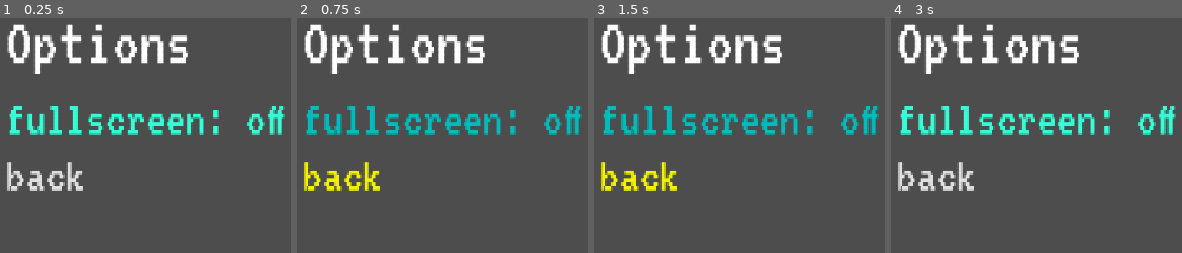
Above: before the commit, frames 1-4 (left to right).
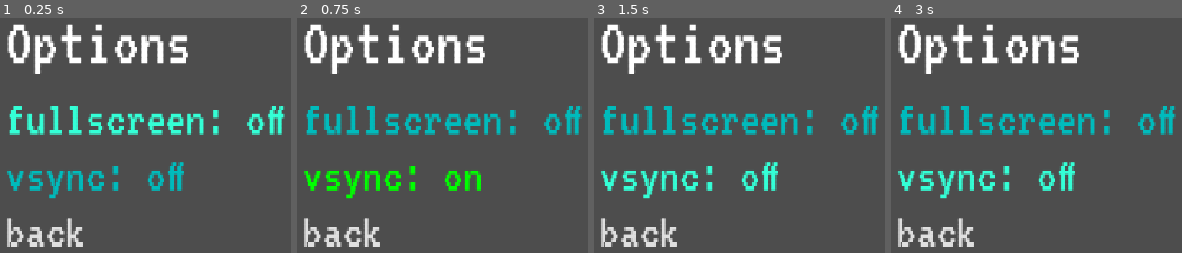
Above: after the commit, the same moments.

Repository: itstntcraft123/small-guy-big-guy
Game: Godot game, scene res://scenes/options_menu.tscn
Two runs of this game, one before a commit and one after it. Both use one fixed random seed, a clock stepped at 60 frames per second and the inputs below. This scene is started directly instead of the project's main scene.
Inputs (mouse positions are in pixels of both pictures, inside the frame that each line leads up to):
- Up to frame 1 (0.25 s): no input
- Up to frame 2 (0.75 s): click (477, 175) at 0.5 s, where only the run after the commit has a clickable "vsync: off"
- Up to frame 3 (1.5 s): click (774, 175) at 1.25 s, where only the run after the commit has a clickable "vsync: on"
- Up to frame 4 (3 s): click "back" at 2 s; move the mouse to (outside the picture) at 2.77 s; hold D (small_right) from 2.78 s (still down); tap Alt at 2.85 s; click (outside the picture) at 2.92 s

The runs differ from the first frame. In frame 1, 4.4% of the frame differs, in the area x 2-64%, y 61-98%; in frame 2, 4.4%; in frame 3, 4.5%; in frame 4, 8.4%, in the area x 2-98%, y 37-98%.
Error before the commit: Invalid call. Nonexistent function 'unhide' in base 'Window'. (res://scripts/options_menu.gd:20)
Error after the commit: Invalid call. Nonexistent function 'unhide' in base 'Window'. (res://scripts/options_menu.gd:29)

Commit message:
add new select_menu signal button_focus_changed; add vsync toggle in options this signal replaces per-button signals for changing font_pressed_color for toggle buttons

Diff:
--- a/scenes/options_menu.tscn
+++ b/scenes/options_menu.tscn
@@ -32,12 +32,19 @@
 text = "fullscreen: off"
 alignment = 0
 
+[node name="Vsync" type="Button" parent="VBoxContainer/SelectMenu" unique_id=271709814]
+custom_maximum_size = Vector2(500, -1)
+layout_mode = 2
+theme_type_variation = &"ToggleButton"
+toggle_mode = true
+text = "vsync: off"
+alignment = 0
+
 [node name="Back" type="Button" parent="VBoxContainer/SelectMenu" unique_id=56632280]
 custom_maximum_size = Vector2(250, -1)
 layout_mode = 2
 text = "back"
 alignment = 0
 
+[connection signal="button_focus_changed" from="VBoxContainer/SelectMenu" to="." method="_on_select_menu_button_focus_changed"]
 [connection signal="button_selected" from="VBoxContainer/SelectMenu" to="." method="_on_select_menu_button_selected"]
-[connection signal="focus_entered" from="VBoxContainer/SelectMenu/Fullscreen" to="." method="_on_fullscreen_focus_entered"]
-[connection signal="focus_exited" from="VBoxContainer/SelectMenu/Fullscreen" to="." method="_on_fullscreen_focus_exited"]
--- a/scripts/options_menu.gd
+++ b/scripts/options_menu.gd
@@ -1,6 +1,7 @@
 extends MarginContainer
 
 @onready var fullscreen_btn: Button = $VBoxContainer/SelectMenu/Fullscreen
+@onready var vsync_btn: Button = $VBoxContainer/SelectMenu/Vsync
 
 func _ready() -> void:
 	pass
@@ -16,16 +17,25 @@
 				DisplayServer.window_set_mode(DisplayServer.WINDOW_MODE_WINDOWED)
 			else:
 				DisplayServer.window_set_mode(DisplayServer.WINDOW_MODE_FULLSCREEN)
+		"Vsync":
+			if !vsync_btn.button_pressed:
+				DisplayServer.window_set_vsync_mode(DisplayServer.VSYNC_DISABLED)
+				vsync_btn.text = "vsync: off"
+			else:
+				DisplayServer.window_set_vsync_mode(DisplayServer.VSYNC_ENABLED)
+				vsync_btn.text = "vsync: on"
+
 		"Back":
 			get_parent().unhide()
 			queue_free()
 
-func _on_fullscreen_focus_entered() -> void:
-	$VBoxContainer/SelectMenu/Fullscreen.add_theme_color_override("font_pressed_color", $VBoxContainer/SelectMenu/Fullscreen.get_theme_color("font_hover_pressed_color"))
-
-func _on_fullscreen_focus_exited() -> void:
-	$VBoxContainer/SelectMenu/Fullscreen.remove_theme_color_override("font_pressed_color")
-
 func _is_fullscreen() -> bool:
 	var mode = DisplayServer.window_get_mode()
 	return mode == DisplayServer.WINDOW_MODE_FULLSCREEN or mode == DisplayServer.WINDOW_MODE_EXCLUSIVE_FULLSCREEN
+
+func _on_select_menu_button_focus_changed(item: Button, focus: bool) -> void:
+	if true:
+		if focus:
+			item.add_theme_color_override("font_pressed_color", item.get_theme_color("font_hover_pressed_color"))
+		else:
+			item.remove_theme_color_override("font_pressed_color")
--- a/scripts/select_menu.gd
+++ b/scripts/select_menu.gd
@@ -2,6 +2,7 @@
 extends Control
 
 signal button_selected(item: Button)
+signal button_focus_changed(item: Button, focus: bool)
 
 func _input(event: InputEvent) -> void:
 	if event is InputEventMouseMotion:
@@ -14,6 +15,8 @@
 	for child in get_children():
 		if child is Button:
 			(child as Button).pressed.connect(button_selected.emit.bind(child))
+			(child as Button).focus_entered.connect(button_focus_changed.emit.bind(child, true))
+			(child as Button).focus_exited.connect(button_focus_changed.emit.bind(child, false))
 			if not focused:
 				child.grab_focus()
 				focused = true
